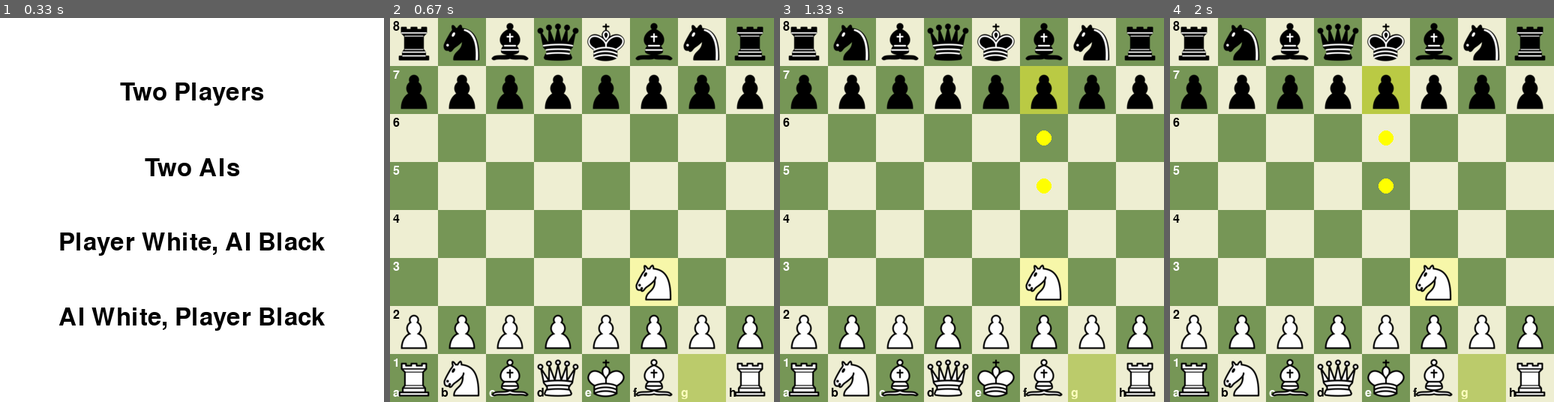
Above: before the commit, frames 1-4 (left to right).
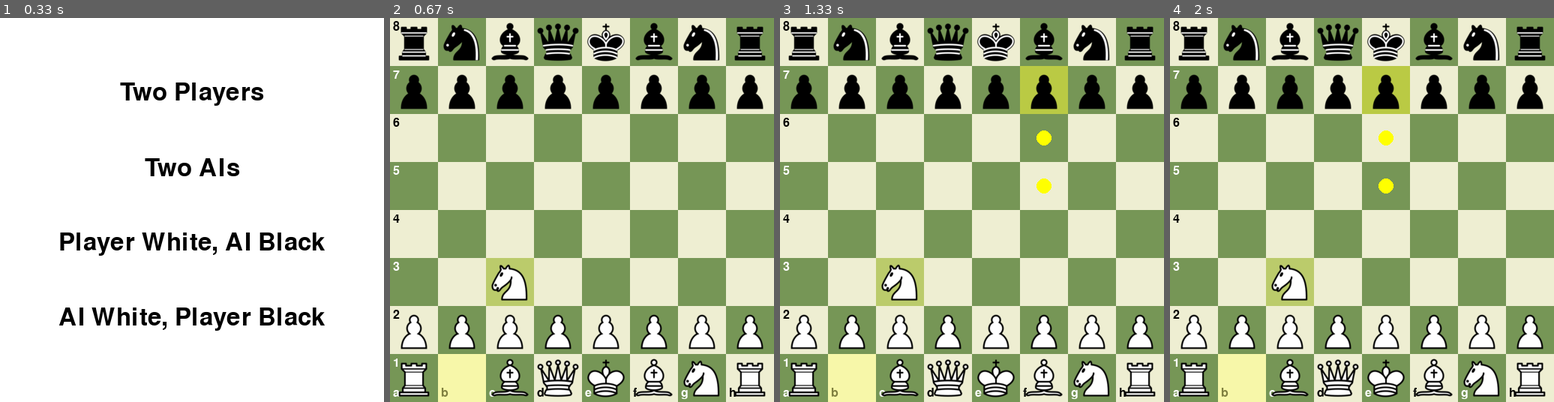
Above: after the commit, the same moments.

Repository: LeQuangMien10/ChessAI
Game: pygame game, started from main.py
Same seed, same stepped clock (60 frames per second), same inputs: the game is played once before the commit and once after it.
Inputs (mouse positions are in pixels of both pictures, inside the frame that each line leads up to):
- Up to frame 1 (0.33 s): no input
- Up to frame 2 (0.67 s): click (582, 317) at 0.38 s
- Up to frame 3 (1.33 s): click (1029, 75) at 1.22 s
- Up to frame 4 (2 s): click (1504, 344) at 1.55 s; click (1369, 79) at 1.88 s

Frame 1 is identical in both runs. In frame 2, 6.2% of the frame differs, in the area x 12-88%, y 62-100%; in frame 3, 6.2%; in frame 4, 6.2%.

Commit message:
add 2 equals

Diff:
--- a/negamax.py
+++ b/negamax.py
@@ -92,7 +92,7 @@
         score = -negamax(board_, depth_ - 1, -beta, -alpha, -color, ply + 1)
         board_.pop()
 
-        if score > max_score:
+        if score >= max_score:
             max_score = score
             best_move_found_in_node = move # Cập nhật nước đi tốt nhất tại nút
 
@@ -164,7 +164,7 @@
         print(f"Move: {board_.san(move)}, Score: {score}") # In điểm từng nước đi gốc (debug)
 
         # Lưu nước đi tốt nhất tìm thấy cho đến nay
-        if score > best_score:
+        if score >= best_score:
             best_score = score
             best_move = move
 
